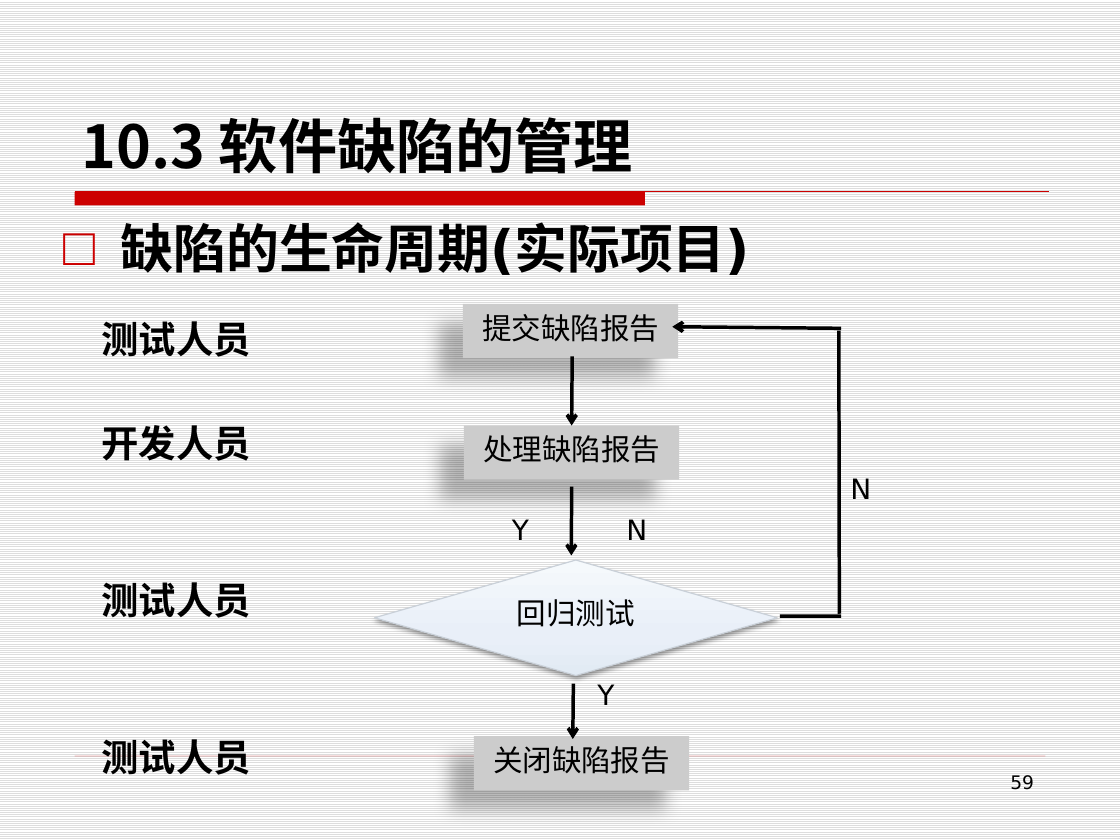
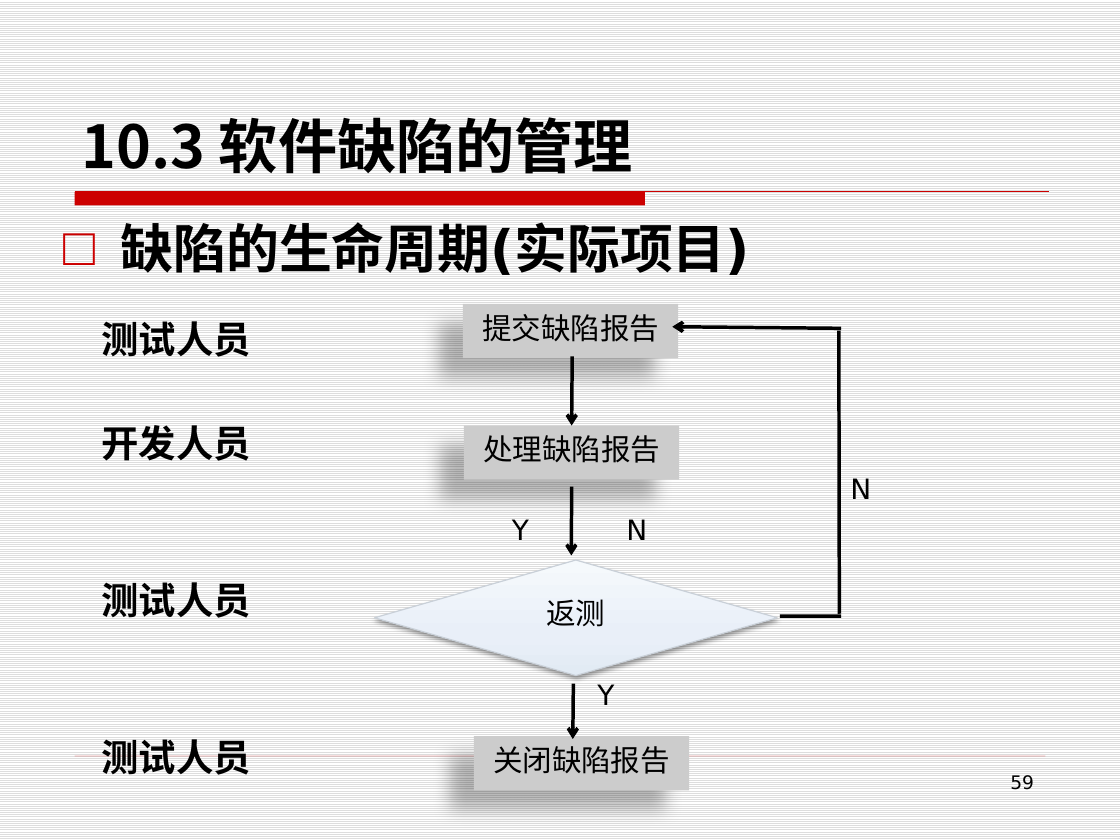
Before and after one commit to edu2act/course-foundation-software-tesing, a slide deck: slide 59 of PPT/第三部分 软件测试应用/10.3 测试过程管理.pptx. Drawn at 1120x840 pixels with LibreOffice and Linux fonts; fonts in the diff are those of the drawing. Boxes give left, top, right and bottom in pixels: in the first picture for what was removed or moved away, otherwise in the second. Text is boxed around its words. In the diff, an @@ line names an element or a change of style, - is before the commit and + after.

Commit message:
回归测试

```diff
--- a/PPT/第三部分 软件测试应用/10.3 测试过程管理.pptx
+++ b/PPT/第三部分 软件测试应用/10.3 测试过程管理.pptx
@@ text in diamond at (546, 599, 605, 627): text changed @@
-回归测试
+返测
```
Also in this commit, not shown: 2 other slides changed, 2 other files.
